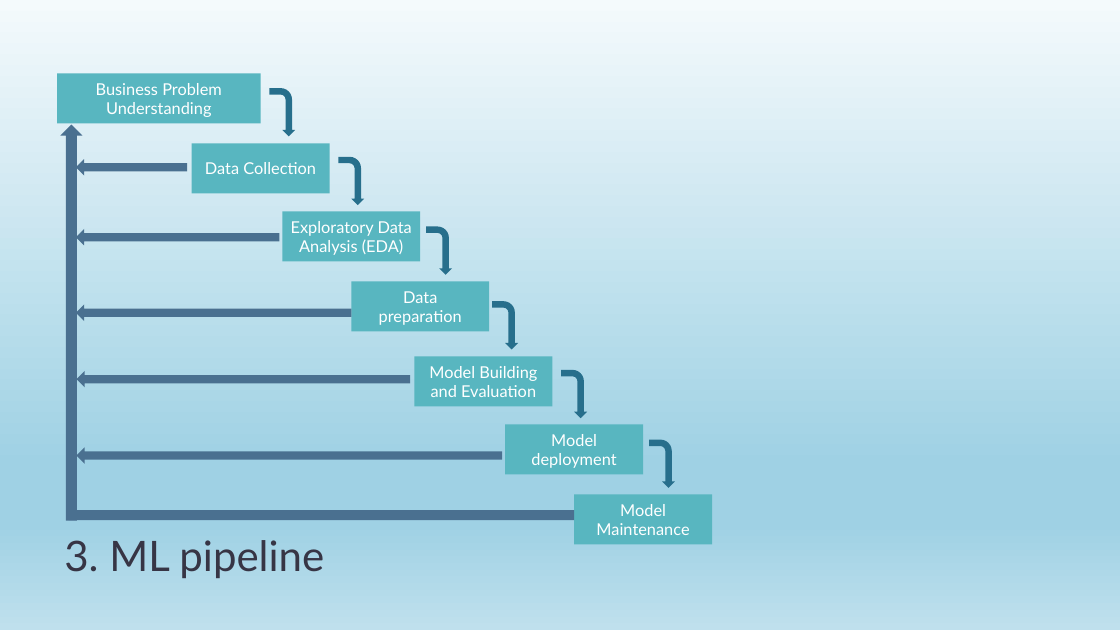
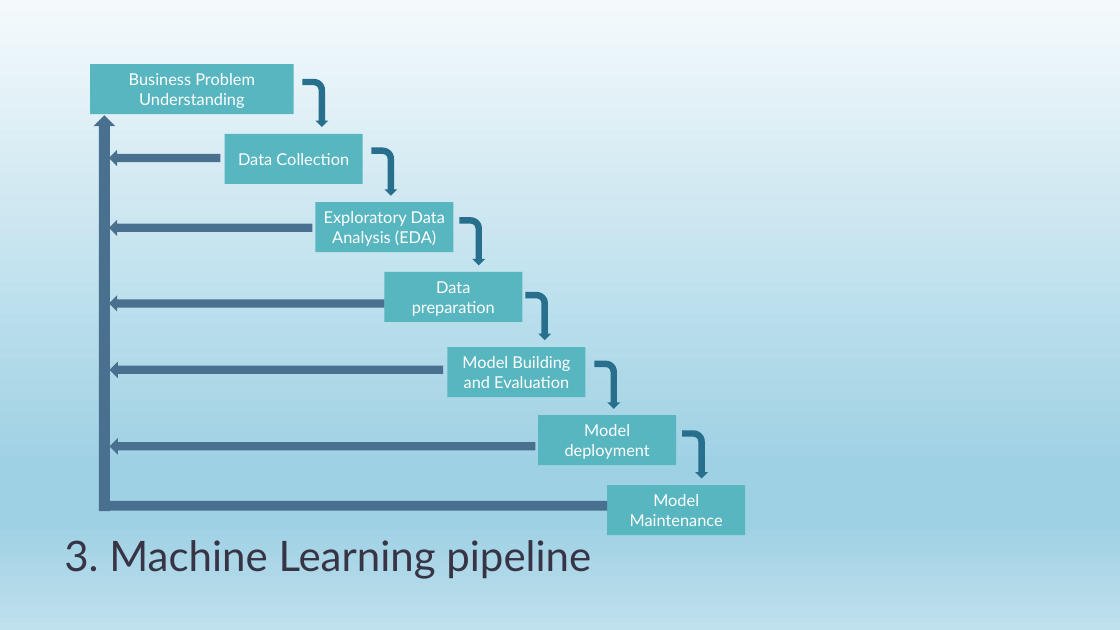
Before and after one commit to sitairy/WBS-DataScience-FinalProject-ML, a slide deck: slide 5 of FinalProject_MicroLoan_LZ.pptx. Drawn at 1120x630 pixels with LibreOffice and Linux fonts; fonts in the diff are those of the drawing. Boxes give left, top, right and bottom in pixels: in the first picture for what was removed or moved away, otherwise in the second. Text is boxed around its words. In the diff, an @@ line names an element or a change of style, - is before the commit and + after.

```diff
--- a/FinalProject_MicroLoan_LZ.pptx
+++ b/FinalProject_MicroLoan_LZ.pptx
@@ rectangle "Data Collection" moved from (x1=192, y1=144, x2=329, y2=194) to (x1=224, y1=134, x2=362, y2=185) @@
@@ 7 rectangles, 6 right arrows, 6 bent arrows moved together from (x1=57, y1=73, x2=712, y2=545) to (x1=90, y1=64, x2=745, y2=535) @@
@@ title at (x1=64, y1=540, x2=591, y2=579): text changed @@
-3. ML pipeline
+3. Machine Learning pipeline
```
Also in this commit, not shown: 5 other slides changed, 1 slide removed.
